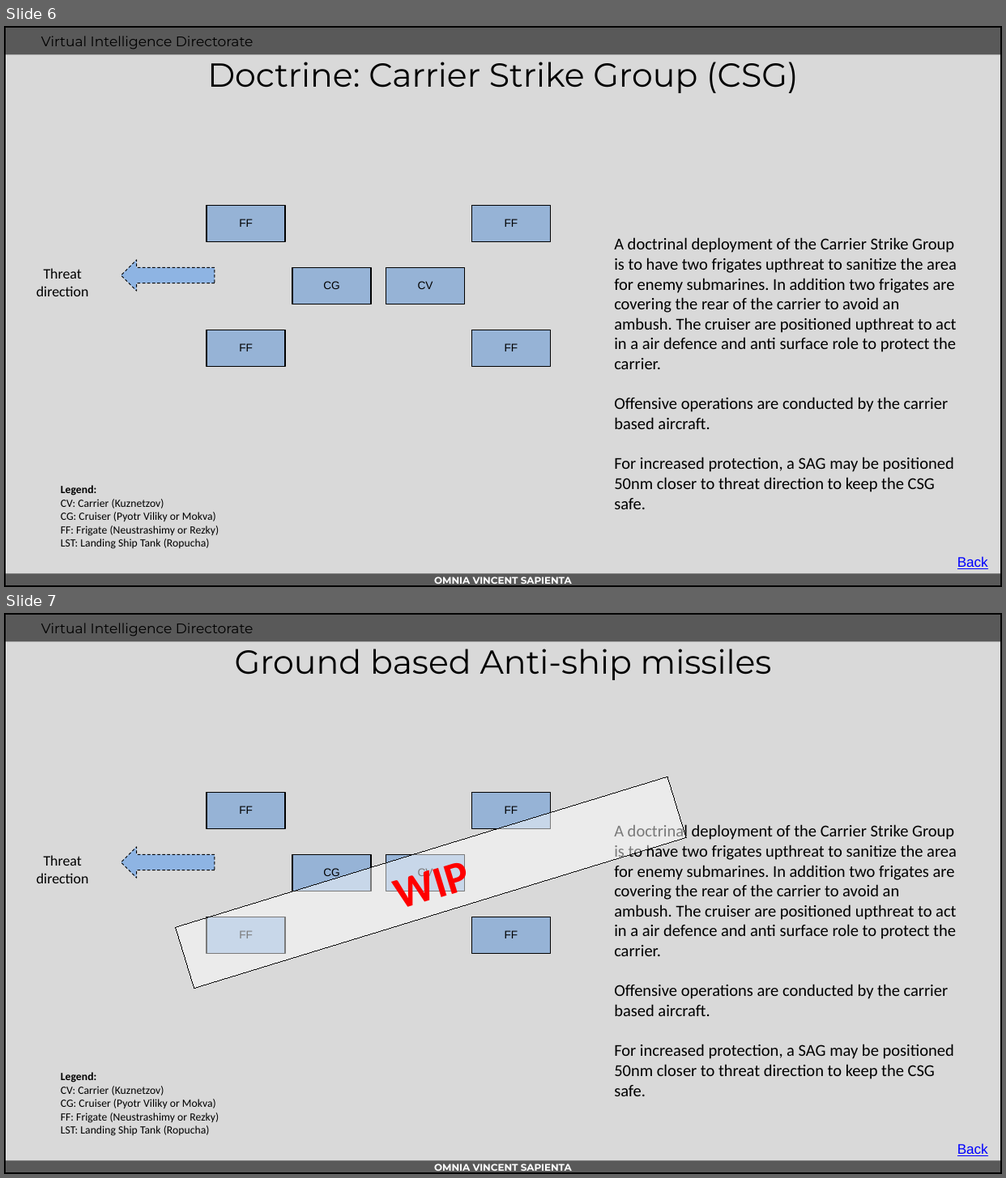
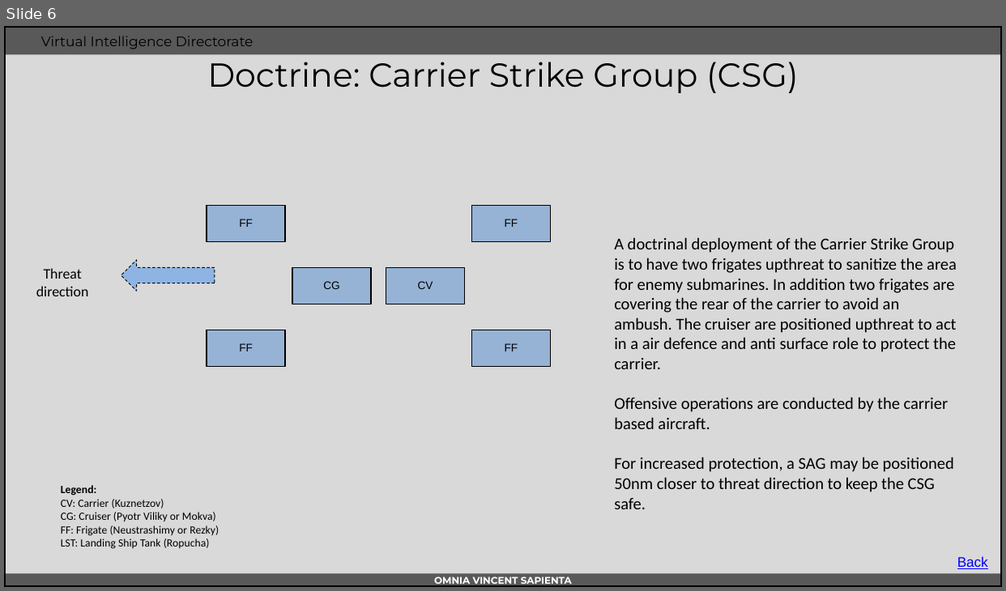
Before and after one commit to 132nd-vWing/OPAT-background, a slide deck: INTEL/VID/WIP/INTREP VID OPAC-004 - Notian Navy.pptx. Shown one above the other, each under a label of ours: slides 6 and 7 before the commit, slide 6 after it. The pictures are 1006x1178 and 1006x591 pixels, drawn with LibreOffice and Linux fonts; fonts in the diff are those of the drawing; background and template pictures are left out. Boxes give left, top, right and bottom in pixels: in the first picture for what was removed or moved away, otherwise in the second. Text is boxed around its words. In the diff, an @@ line names an element or a change of style, - is before the commit and + after.

Commit message:
chg: Updated VID INTREP NOtian Navy with information about Coastal Defense units (Anti-ship missile units)

```diff
--- a/INTEL/VID/WIP/INTREP VID OPAC-004 - Notian Navy.pptx
+++ b/INTEL/VID/WIP/INTREP VID OPAC-004 - Notian Navy.pptx
@@ slide 7 removed at (4, 613, 1002, 1174), background #D9D9D9; not listed: 5 template elements that a slide beside it also shows @@
@@ title removed at (235, 641, 772, 680) @@
-Ground based Anti-ship missiles
@@ rectangle removed at (176, 777, 687, 988) @@
-WIP
@@ rectangle removed at (206, 793, 285, 829) @@
@@ text removed at (239, 806, 253, 814) @@
-FF
@@ rectangle removed at (472, 793, 551, 829) @@
@@ text removed at (505, 806, 518, 814) @@
-FF
@@ text removed at (614, 823, 957, 1097) @@
-A doctrinal deployment of the Carrier Strike Group is to have two frigates upthreat to sanitize the area for enemy submarines. In addition two frigates are covering the rear of the carrier to avoid an ambush. The cruiser are positioned upthreat to act in a air defence and anti surface role to protect the carrier.
-Offensive operations are conducted by the carrier based aircraft.
-For increased protection, a SAG may be positioned 50nm closer to threat direction to keep the CSG safe.
@@ text removed at (36, 855, 89, 884) @@
-Threat direction
@@ right arrow removed at (121, 846, 215, 877) @@
@@ rectangle removed at (292, 854, 371, 892) @@
@@ rectangle removed at (386, 854, 465, 892) @@
@@ text removed at (323, 868, 340, 879) @@
-CG
@@ text removed at (418, 868, 433, 879) @@
-CV
@@ rectangle removed at (206, 918, 285, 954) @@
@@ rectangle removed at (472, 918, 551, 954) @@
@@ text removed at (239, 931, 253, 939) @@
-FF
@@ text removed at (505, 931, 518, 939) @@
-FF
@@ text removed at (61, 1072, 219, 1136) @@
-Legend:
-CV: Carrier (Kuznetzov)
-CG: Cruiser (Pyotr Viliky or Mokva)
-FF: Frigate (Neustrashimy or Rezky)
-LST: Landing Ship Tank (Ropucha)
@@ text removed at (957, 1144, 988, 1157) @@
-Back
```
Also in this commit, not shown: 3 slides changed, 1 slide added, 1 other file.
